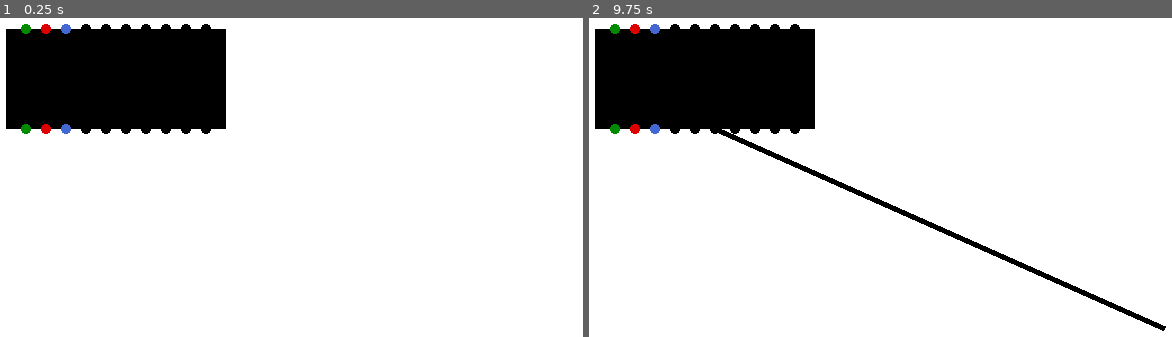
Above: before the commit, frames 1-2 (left to right).
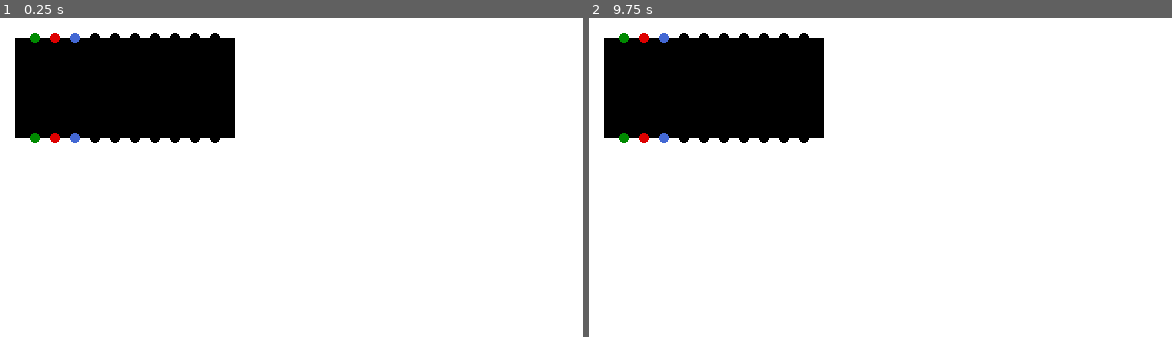
Above: after the commit, the same moments.

Repository: jcronenberg/crISP
Game: Godot game, scene res://scenes/main.tscn
Same seed, same stepped clock (60 frames per second), same inputs: the game is played once before the commit and once after it.
Inputs (mouse positions are in pixels of both pictures, inside the frame that each line leads up to):
- Up to frame 1 (0.25 s): no input
- Up to frame 2 (9.75 s): tap Enter at 0.5, 2, 3.5 s; move the mouse to (612, 27) at 0.52 s; press the mouse at (612, 27) at 0.53 s; tap Space at 1.25, 2.75, 4.25 s; move the mouse to (612, 129) at 1.27 s; release the mouse at (612, 129) at 1.28 s; right-click (612, 129) at 1.35 s; click (612, 129) at 1.42 s; move the mouse to (635, 27) at 2.02 s; press the mouse at (635, 27) at 2.03 s; move the mouse to (635, 129) at 2.77 s; release the mouse at (635, 129) at 2.78 s; right-click (635, 129) at 2.85 s; click (635, 129) at 2.92 s; move the mouse to (653, 27) at 3.52 s; press the mouse at (653, 27) at 3.53 s; move the mouse to (653, 129) at 4.27 s; release the mouse at (653, 129) at 4.28 s; right-click (653, 129) at 4.35 s; click (653, 129) at 4.42 s; move the mouse to (676, 27) at 5.02 s; press the mouse at (676, 27) at 5.03 s; move the mouse to (676, 129) at 5.77 s; release the mouse at (676, 129) at 5.78 s; right-click (676, 129) at 5.85 s; click (676, 129) at 5.92 s; move the mouse to (693, 27) at 6.52 s; press the mouse at (693, 27) at 6.53 s; move the mouse to (693, 129) at 7.27 s; release the mouse at (693, 129) at 7.28 s; right-click (693, 129) at 7.35 s; click (693, 129) at 7.42 s; move the mouse to (717, 27) at 8.02 s; press the mouse at (717, 27) at 8.03 s; move the mouse to (717, 129) at 8.77 s; release the mouse at (717, 129) at 8.78 s; right-click (717, 129) at 8.85 s; click (717, 129) at 8.92 s; move the mouse to (1160, 330) at 9.52 s; press the mouse at (1160, 330) at 9.53 s

The runs differ from the first frame. In frame 1, 3.3% of the frame differs, in the area x 1-41%, y 1-40%; in frame 2, 4.5%, in the area x 1-99%, y 1-99%.
Error before the commit: Attempt to call function 'get_shader_parameter' in base 'null instance' on a null instance. (res://scripts/SwitchPort.gd:14)

Commit message:
Add basic background

Diff:
--- a/scenes/main.tscn
+++ b/scenes/main.tscn
@@ -1,10 +1,21 @@
-[gd_scene load_steps=2 format=3 uid="uid://dl7lp14w810qj"]
+[gd_scene load_steps=3 format=3 uid="uid://dl7lp14w810qj"]
 
+[ext_resource type="Texture2D" uid="uid://xlfunc5i22gq" path="res://assets/mne_bg.png" id="1_gjcwj"]
 [ext_resource type="PackedScene" uid="uid://wn2ch8bgv060" path="res://scenes/switch.tscn" id="1_ttjah"]
 
 [node name="Main" type="Node2D"]
 
+[node name="Camera2D" type="Camera2D" parent="."]
+anchor_mode = 0
+
+[node name="Background" type="Sprite2D" parent="Camera2D"]
+texture_repeat = 2
+scale = Vector2(0.1, 0.1)
+texture = ExtResource("1_gjcwj")
+region_enabled = true
+region_rect = Rect2(0, 0, 20000, 20000)
+
 [node name="Cables" type="Node2D" parent="."]
 
 [node name="Switch" parent="." instance=ExtResource("1_ttjah")]
-position = Vector2(11, 11)
+position = Vector2(20, 20)
--- a/scripts/CableCreator.gd
+++ b/scripts/CableCreator.gd
@@ -58,7 +58,7 @@
 # Called every frame. 'delta' is the elapsed time since the previous frame.
 func _process(_delta):
 	var cursor_pos = get_viewport().get_mouse_position()
-	cable.set_point_position(cur_point, (cursor_pos - cable.global_position).snapped(Vector2i(10, 10)))
+	cable.set_point_position(cur_point, (cursor_pos - cable.global_position).snapped(Vector2i(20, 20)))
 
 
 func init(color: Color, caller_port):
Binary file added: assets/mne_bg.png
Not shown, added: assets/mne_bg.png.import
